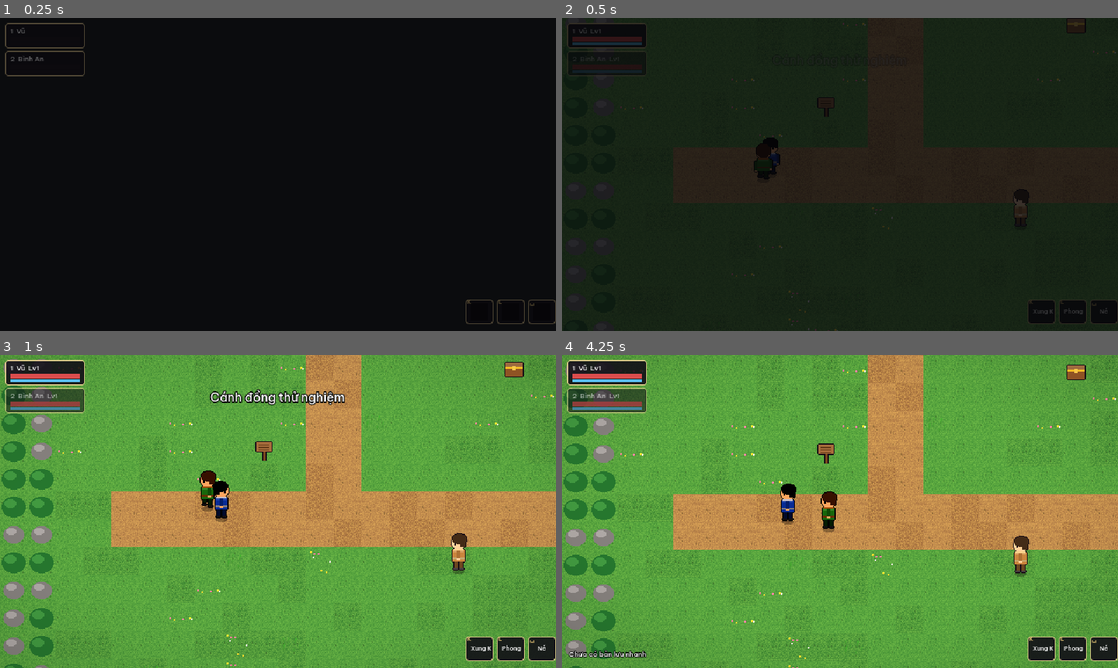
Above: before the commit, frames 1-4 (two rows, left to right).
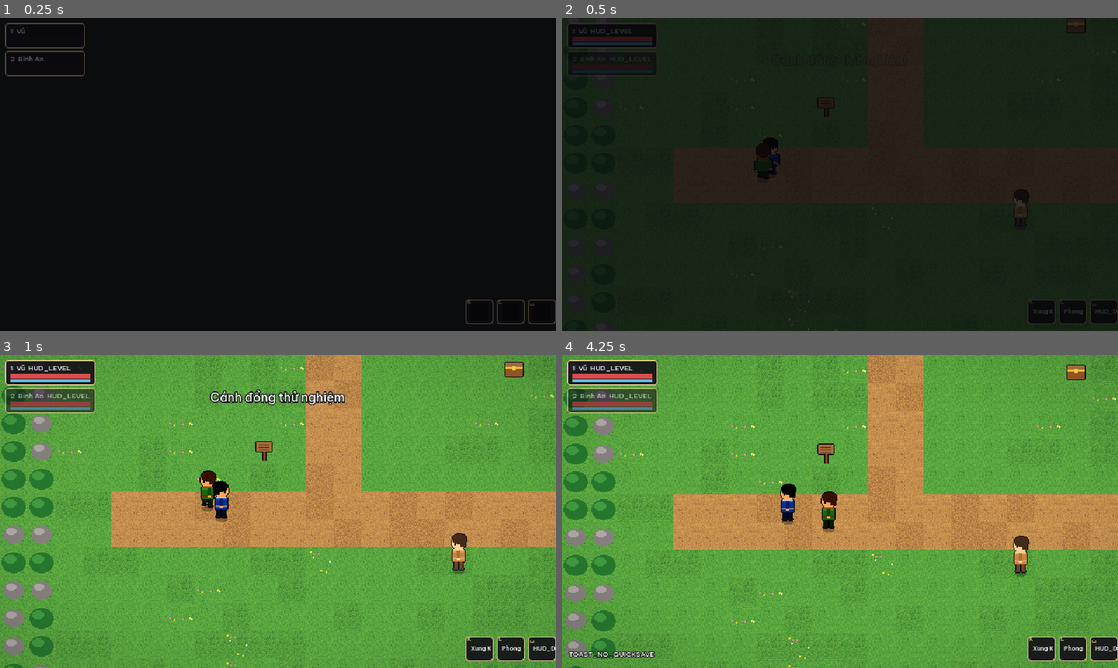
Above: after the commit, the same moments.

Repository: anhluong447/godotgems
Game: Godot game, scene res://src/main.tscn
The game is run twice, just before and just after one commit, with the same random seed, the same clock (stepped at 60 frames per second) and the same inputs.
Inputs (mouse positions are in pixels of both pictures, inside the frame that each line leads up to):
- Up to frame 1 (0.25 s): no input
- Up to frame 2 (0.5 s): no input
- Up to frame 3 (1 s): tap Enter (ui_accept) at 0.5, 0.77 s; move the mouse to (400, 495) at 0.52 s; hold D (move_right) from 0.53 s (still down); hold E (interact) from 0.53 s (still down); tap Space (dodge) at 0.6 s; click (400, 495) at 0.67 s
- Up to frame 4 (4.25 s): tap Enter (ui_accept) at 1.07, 2, 3.5, 3.77, 4.07 s; release D (move_right) at 1.25 s; release E (interact) at 1.25 s; drag from (728, 527) to (828, 458) at 1.27 s; move the mouse to (895, 442) at 2.02 s; hold D (move_right) 2.03-2.75 s; hold E (interact) 2.03-2.75 s; tap J (attack) at 2.1 s; drag from (812, 574) to (1067, 376) at 2.77 s; move the mouse to (1006, 558) at 3.52 s; hold A (move_left) from 3.53 s (still down); hold E (interact) from 3.53 s (still down); tap F9 (quick_load) at 4.15 s

Frame 1 is identical in both runs. In frame 2, 0.2% of the frame differs, in the area x 5-100%, y 1-95%; in frame 3, 0.5%; in frame 4, 0.8%, in the area x 1-100%, y 1-97%.

Commit message:
i18n: UI strings as translation keys (vi/en), input-map key hints
Co-Authored-By: Claude Opus 5.5 <noreply@anthropic.com>

Diff:
--- /dev/null
+++ b/assets/i18n/ui.csv
@@ -0,0 +1,53 @@
+keys,vi,en
+UI_GAME_TITLE,TRƯỜNG XUÂN,TRUONG XUAN
+UI_GAME_SUBTITLE,Anh hùng là người được vỗ tay hay là người ở lại?,Is a hero the one who is applauded or the one who stays?
+UI_CONTINUE,Tiếp tục,Continue
+UI_NEW_GAME,Chơi mới,New game
+UI_RESUME,Tiếp tục,Resume
+UI_SAVE,Lưu game,Save
+UI_LOAD,Tải game,Load
+UI_SETTINGS,Cài đặt,Settings
+UI_INVENTORY,Túi đồ,Inventory
+UI_QUIT,Thoát,Quit
+UI_TO_TITLE,Về màn hình chính,Main menu
+UI_BACK,Quay lại,Back
+UI_USE,Dùng,Use
+UI_PAUSE_TITLE,Tạm dừng,Paused
+UI_EMPTY_INVENTORY,Túi đồ trống.,Inventory is empty.
+UI_VOL_MASTER,Âm lượng tổng,Master volume
+UI_VOL_MUSIC,Nhạc,Music
+UI_VOL_SFX,Hiệu ứng,Sound effects
+UI_SCREEN_SHAKE,Rung màn hình,Screen shake
+UI_TEXT_SPEED,Tốc độ chữ,Text speed
+UI_FULLSCREEN,Toàn màn hình,Fullscreen
+UI_GENTLE_MODE,Chế độ Nhẹ Tay,Gentle mode
+UI_LANGUAGE,Ngôn ngữ,Language
+UI_SAVED_SLOT,Đã lưu vào %s,Saved to %s
+UI_SAVE_FAILED,Lưu thất bại!,Save failed!
+UI_LOAD_FAILED,Không tải được bản lưu.,Could not load the save.
+UI_SLOT,Ô %d,Slot %d
+UI_AUTOSAVE,Lưu nhanh,Quick save
+UI_SLOT_EMPTY,%s — trống,%s — empty
+UI_SLOT_INFO,%s — %s — %s,%s — %s — %s
+UI_CHOOSE_SAVE_SLOT,Chọn ô để lưu,Choose a slot to save
+UI_CHOOSE_LOAD_SLOT,Chọn bản lưu,Choose a save
+UI_CW_TITLE,Cảnh báo nội dung,Content warning
+UI_CW_BODY,"Trò chơi có những chủ đề nặng nề: bạo hành, mất mát người thân, nợ nần, cô lập và trầm cảm. Các cảnh này được viết một cách tiết chế, không mô tả trực diện. Bạn có thể bật Chế độ Nhẹ Tay để giảm chi tiết của những cảnh nặng nhất. Tuỳ chọn này có thể đổi bất cứ lúc nào trong Cài đặt.","This game deals with heavy themes: abuse, grief, debt, isolation and depression. These scenes are written with restraint and are never graphic. You can turn on Gentle mode to reduce the detail of the heaviest scenes. You can change this at any time in Settings."
+UI_CW_ACCEPT,Tôi hiểu. Tiếp tục,I understand. Continue
+HUD_LEVEL,Lv%d,Lv%d
+HUD_DOWNED,(%ds),(%ds)
+HUD_DODGE,Né,Dodge
+HUD_PROMPT,[%s] %s,[%s] %s
+PROMPT_DEFAULT,Tương tác,Interact
+PROMPT_TALK,Nói chuyện,Talk
+PROMPT_READ,Đọc,Read
+PROMPT_OPEN,Mở rương,Open
+PROMPT_ENTER,Vào,Enter
+TOAST_ITEM,+%d %s,+%d %s
+TOAST_LEVEL_UP,%s lên cấp %d!,%s reached level %d!
+TOAST_WIPE,Cả đội đã ngã... quay về điểm xuất phát.,The party has fallen... returning to the start.
+TOAST_QUICKSAVE,Đã lưu nhanh,Quick saved
+TOAST_NO_QUICKSAVE,Chưa có bản lưu nhanh,No quick save yet
+TOAST_USED_ITEM,Đã dùng %s (+%d HP),Used %s (+%d HP)
+TOAST_NO_CONSUMABLE,Không có vật phẩm hồi máu,No healing items
+TOAST_HP_FULL,Máu đã đầy,HP is already full
--- a/src/autoload/settings_service.gd
+++ b/src/autoload/settings_service.gd
@@ -14,7 +14,10 @@
 	&"screen_shake": 1.0,
 	&"text_speed": 45.0,
 	&"gentle_mode": false,
+	&"language": "vi",
+	&"content_warning_seen": false,
 }
+const LANGUAGES: PackedStringArray = ["vi", "en"]
 
 var _values: Dictionary = DEFAULTS.duplicate()
 
@@ -22,6 +25,18 @@
 func _ready() -> void:
 	load_settings()
 	apply_all()
+	_register_debug_commands.call_deferred()
+
+
+func _register_debug_commands() -> void:
+	DebugService.register("lang", _cmd_lang, "Switch UI language", "<vi|en>")
+
+
+func _cmd_lang(args: PackedStringArray) -> String:
+	if args.is_empty() or not LANGUAGES.has(args[0]):
+		return "usage: lang <%s>" % "|".join(LANGUAGES)
+	set_value(&"language", args[0], false)
+	return "language: %s" % args[0]
 
 
 func get_value(key: StringName) -> Variant:
@@ -68,6 +83,8 @@
 			_set_bus_volume(&"SFX", float(get_value(key)))
 		&"ui_volume":
 			_set_bus_volume(&"UI", float(get_value(key)))
+		&"language":
+			TranslationServer.set_locale(str(get_value(key)))
 		&"fullscreen":
 			if DisplayServer.get_name() == "headless":
 				return
--- a/src/gameplay/components/interactable_component.gd
+++ b/src/gameplay/components/interactable_component.gd
@@ -4,8 +4,8 @@
 
 signal interacted(by: Node2D)
 
-## Text shown in the prompt, e.g. "Mở rương".
-@export var prompt: String = "Tương tác"
+## Translation key shown in the prompt, e.g. PROMPT_OPEN.
+@export var prompt: String = "PROMPT_DEFAULT"
 @export var enabled: bool = true
 ## Where the prompt appears, relative to this node.
 @export var prompt_offset: Vector2 = Vector2(0, -28)
--- a/src/gameplay/entities/props/chest.tscn
+++ b/src/gameplay/entities/props/chest.tscn
@@ -26,7 +26,7 @@
 
 [node name="Interactable" type="Area2D" parent="."]
 script = ExtResource("4_inter")
-prompt = "Mở rương"
+prompt = "PROMPT_OPEN"
 
 [node name="Shape" type="CollisionShape2D" parent="Interactable"]
 position = Vector2(0, -4)
--- a/src/gameplay/entities/props/door.tscn
+++ b/src/gameplay/entities/props/door.tscn
@@ -23,7 +23,7 @@
 
 [node name="Interactable" type="Area2D" parent="."]
 script = ExtResource("3_inter")
-prompt = "Vào"
+prompt = "PROMPT_ENTER"
 prompt_offset = Vector2(0, -44)
 
 [node name="Shape" type="CollisionShape2D" parent="Interactable"]
--- a/src/gameplay/entities/props/npc.gd
+++ b/src/gameplay/entities/props/npc.gd
@@ -16,7 +16,7 @@
 	visual.setup(sprite_sheet)
 	visual.set_facing(face_direction)
 	visual.update_anim(Vector2.ZERO, 0.0)
-	interactable.prompt = "Nói chuyện"
+	interactable.prompt = "PROMPT_TALK"
 	interactable.interacted.connect(_on_interacted)
 
 
--- a/src/gameplay/entities/props/sign_post.tscn
+++ b/src/gameplay/entities/props/sign_post.tscn
@@ -23,7 +23,7 @@
 
 [node name="Interactable" type="Area2D" parent="."]
 script = ExtResource("3_inter")
-prompt = "Đọc"
+prompt = "PROMPT_READ"
 
 [node name="Shape" type="CollisionShape2D" parent="Interactable"]
 position = Vector2(0, -4)
--- a/src/gameplay/world/feedback_director.gd
+++ b/src/gameplay/world/feedback_director.gd
@@ -34,11 +34,11 @@
 func _on_item_collected(item_id: StringName, count: int) -> void:
 	var item := Registry.item(item_id)
 	var item_name := item.display_name if item != null else String(item_id)
-	EventBus.toast_requested.emit("+%d %s" % [count, item_name])
+	EventBus.toast_requested.emit(tr("TOAST_ITEM") % [count, item_name])
 
 
 func _on_leveled(character_id: StringName, level: int) -> void:
 	var def := Registry.character(character_id)
 	var who := def.display_name if def != null else String(character_id)
 	AudioService.play_sfx(&"level_up", 0.0)
-	EventBus.toast_requested.emit("%s lên cấp %d!" % [who, level])
+	EventBus.toast_requested.emit(tr("TOAST_LEVEL_UP") % [who, level])
--- a/src/main.gd
+++ b/src/main.gd
@@ -18,14 +18,14 @@
 func _unhandled_input(event: InputEvent) -> void:
 	if event.is_action_pressed(&"quick_save"):
 		if SaveService.save_game(SaveService.AUTOSAVE_SLOT):
-			EventBus.toast_requested.emit("Đã lưu nhanh")
+			EventBus.toast_requested.emit(tr("TOAST_QUICKSAVE"))
 	elif event.is_action_pressed(&"quick_load"):
 		if not SaveService.load_game(SaveService.AUTOSAVE_SLOT):
-			EventBus.toast_requested.emit("Chưa có bản lưu nhanh")
+			EventBus.toast_requested.emit(tr("TOAST_NO_QUICKSAVE"))
 
 
 func _on_party_wiped() -> void:
-	EventBus.toast_requested.emit("Cả đội đã ngã... quay về điểm xuất phát.")
+	EventBus.toast_requested.emit(tr("TOAST_WIPE"))
 	InputGate.acquire(&"wipe")
 	await get_tree().create_timer(1.5).timeout
 	InputGate.release(&"wipe")
--- a/src/ui/hud/hud.gd
+++ b/src/ui/hud/hud.gd
@@ -52,8 +52,8 @@
 	_skills_box.position = Vector2(640 - 104, 360 - 36)
 	_skills_box.add_theme_constant_override("separation", 4)
 	add_child(_skills_box)
-	for key: String in ["K", "L", "␣"]:
-		_skill_slots.append(_make_skill_slot(key))
+	for action: StringName in [&"skill_1", &"skill_2", &"dodge"]:
+		_skill_slots.append(_make_skill_slot(InputHints.key_for(action)))
 
 	_wallet = Label.new()
 	_wallet.position = Vector2(640 - 130, 6)
@@ -170,11 +170,11 @@
 		en.max_value = maxf(m.energy.maximum, 1.0)
 		en.value = m.energy.current
 		var title: Label = f["title"]
-		var text := "%d  %s  Lv%d" % [int(f["index"]) + 1, m.def.display_name, m.progression.level]
+		var text := "%d  %s  %s" % [int(f["index"]) + 1, m.def.display_name, tr("HUD_LEVEL") % m.progression.level]
 		if m.is_downed():
 			var downed := m.state_machine.current as Node
 			var left: float = downed.call("time_left") if downed.has_method("time_left") else 0.0
-			text += "  (%ds)" % ceili(left)
+			text += "  " + tr("HUD_DOWNED") % ceili(left)
 		title.text = text
 		var panel: Control = f["panel"]
 		panel.modulate = Color.WHITE if m == _leader else Color(1, 1, 1, 0.6)
@@ -201,7 +201,7 @@
 		cover.offset_top = 0.0
 		(slot["panel"] as Control).modulate = Color.WHITE if _leader.energy.can_afford(s.energy_cost) else Color(0.6, 0.6, 0.8)
 	var dodge := _skill_slots[2]
-	(dodge["label"] as Label).text = "Né"
+	(dodge["label"] as Label).text = tr("HUD_DODGE")
 	var dodge_cover: ColorRect = dodge["cover"]
 	dodge_cover.anchor_top = 1.0 - _leader.dodge_cooldown.ratio()
 	dodge_cover.offset_top = 0.0
@@ -212,7 +212,7 @@
 		_prompt.visible = false
 		return
 	_prompt.visible = true
-	_prompt.text = "[E] %s" % _prompt_target.prompt
+	_prompt.text = tr("HUD_PROMPT") % [InputHints.key_for(&"interact"), tr(_prompt_target.prompt)]
 	# World -> screen -> HUD local; both sides include the same stretch transform, so it cancels.
 	var screen := _prompt_target.get_global_transform_with_canvas() * _prompt_target.prompt_offset
 	var local := get_global_transform_with_canvas().affine_inverse() * screen
--- /dev/null
+++ b/src/ui/input_hints.gd
@@ -0,0 +1,19 @@
+class_name InputHints
+extends RefCounted
+## Human-readable key names for actions, read from the Input Map (so hints follow rebinding).
+
+
+static func key_for(action: StringName) -> String:
+	for ev: InputEvent in InputMap.action_get_events(action):
+		var key := ev as InputEventKey
+		if key == null:
+			continue
+		var code := key.keycode
+		if code == KEY_NONE and key.physical_keycode != KEY_NONE:
+			# Headless servers cannot map layouts; physical codes match a US layout.
+			code = key.physical_keycode if DisplayServer.get_name() == "headless" \
+				else DisplayServer.keyboard_get_keycode_from_physical(key.physical_keycode)
+		if code == KEY_SPACE:
+			return "␣"
+		return OS.get_keycode_string(code)
+	return "?"
Not shown, added: assets/i18n/ui.csv.import
Binary file added: assets/i18n/ui.en.translation
Binary file added: assets/i18n/ui.vi.translation
Not shown, added: src/ui/input_hints.gd.uid
